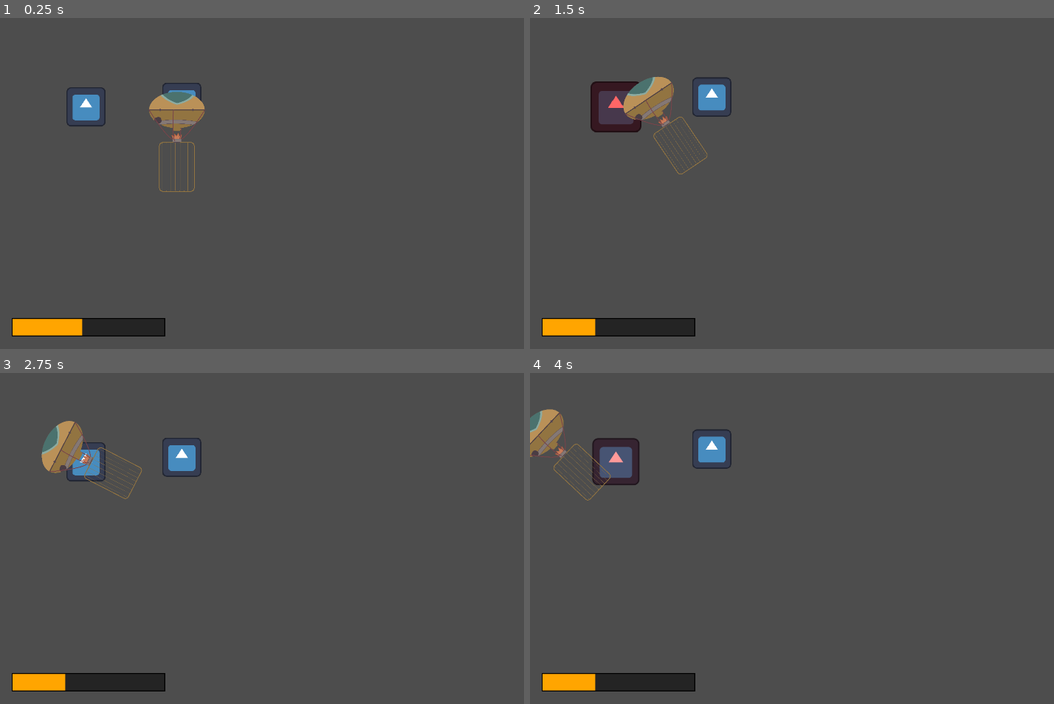
Above: before the commit, frames 1-4 (two rows, left to right).
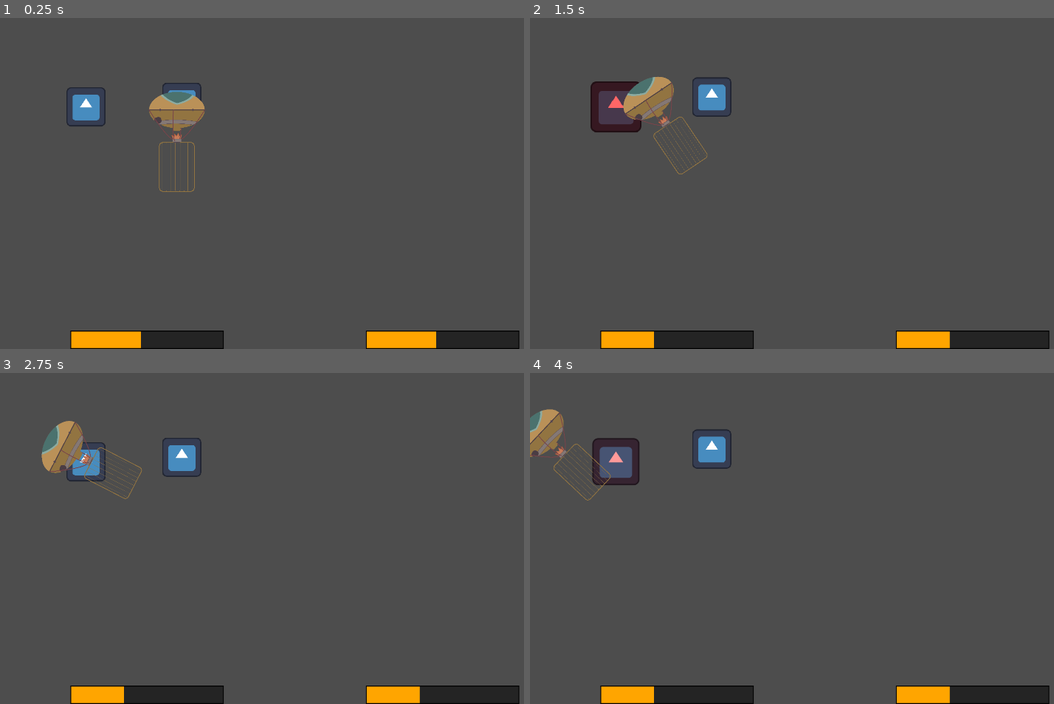
Above: after the commit, the same moments.

Repository: panorb/ludum-dare-53
Game: Godot game, scene res://world.tscn
Same seed, same stepped clock (60 frames per second), same inputs: the game is played once before the commit and once after it. The engine's default icon, where the game draws it, is replaced by a stand-in: a white triangle on a blue panel in a dark square.
Inputs (mouse positions are in pixels of both pictures, inside the frame that each line leads up to):
- Up to frame 1 (0.25 s): no input
- Up to frame 2 (1.5 s): tap Enter (ui_accept) at 0.5, 0.77 s; move the mouse to (954, 166) at 0.52 s; press the mouse at (954, 166) at 0.53 s; move the mouse to (708, 200) at 1.27 s; release the mouse at (708, 200) at 1.28 s; click (708, 200) at 1.35 s
- Up to frame 3 (2.75 s): tap Enter (ui_accept) at 1.52 s; move the mouse to (356, 465) at 2.02 s; press the mouse at (356, 465) at 2.03 s
- Up to frame 4 (4 s): move the mouse to (797, 604) at 2.77 s; release the mouse at (797, 604) at 2.78 s; click (797, 604) at 2.85 s; tap Enter (ui_accept) at 3.02, 3.77 s; move the mouse to (1001, 588) at 3.52 s; press the mouse at (1001, 588) at 3.53 s

The runs differ from the first frame. In frame 1, 4.5% of the frame differs, in the area x 2-100%, y 90-100%; in frame 2, 4.5%; in frame 3, 4.5%; in frame 4, 4.5%.

Commit message:
Add hboxes.

Diff:
--- a/godot/game/game.gd
+++ b/godot/game/game.gd
@@ -1,4 +1,4 @@
-extends Node2D
+extends Control
 
 @onready var battle_field = get_node('BattleField')
 
--- a/godot/game/game.tscn
+++ b/godot/game/game.tscn
@@ -8,7 +8,11 @@
 [ext_resource type="PackedScene" uid="uid://c4brwjiity7me" path="res://game/ui/healthbar.tscn" id="6_hh28r"]
 [ext_resource type="Script" path="res://game/ui/healthbar.gd" id="7_lg4s3"]
 
-[node name="Game" type="Node2D"]
+[node name="Game" type="Control"]
+layout_mode = 3
+anchors_preset = 0
+size_flags_horizontal = 3
+size_flags_vertical = 3
 script = ExtResource("1_ak8ma")
 
 [node name="Cave" parent="." instance=ExtResource("3_5wdlg")]
@@ -21,9 +25,34 @@
 
 [node name="UI" type="CanvasLayer" parent="."]
 
-[node name="Healthbar" parent="UI" instance=ExtResource("6_hh28r")]
-offset_left = 38.0
-offset_top = 979.0
-offset_right = 38.0
-offset_bottom = 979.0
+[node name="HBoxContainer" type="HBoxContainer" parent="UI"]
+custom_minimum_size = Vector2(600, 50)
+anchors_preset = 12
+anchor_top = 1.0
+anchor_right = 1.0
+anchor_bottom = 1.0
+offset_top = -60.0
+grow_horizontal = 2
+grow_vertical = 0
+
+[node name="HBoxContainer" type="HBoxContainer" parent="UI/HBoxContainer"]
+layout_mode = 2
+size_flags_horizontal = 3
+
+[node name="Healthbar Main" parent="UI/HBoxContainer/HBoxContainer" instance=ExtResource("6_hh28r")]
+clip_contents = true
+layout_mode = 2
+size_flags_horizontal = 6
+size_flags_vertical = 4
 script = ExtResource("7_lg4s3")
+
+[node name="HBoxContainer2" type="HBoxContainer" parent="UI/HBoxContainer"]
+layout_mode = 2
+size_flags_horizontal = 3
+size_flags_vertical = 4
+
+[node name="Healthbar Enemy" parent="UI/HBoxContainer/HBoxContainer2" instance=ExtResource("6_hh28r")]
+clip_contents = true
+layout_mode = 2
+size_flags_horizontal = 6
+script = ExtResource("7_lg4s3")
--- a/godot/game/ui/healthbar.gd
+++ b/godot/game/ui/healthbar.gd
@@ -6,6 +6,8 @@
 
 @export var warning_amount: float = 0.5
 @export var danger_amount: float = 0.25
+
+@onready var camera = $Camera2D
 
 
 func _on_health_updated(amount) -> void:
--- a/godot/game/ui/healthbar.tscn
+++ b/godot/game/ui/healthbar.tscn
@@ -5,8 +5,10 @@
 [ext_resource type="Texture2D" uid="uid://brt5sib6rcr0u" path="res://game/ui/progress.png" id="3_jb6wr"]
 
 [node name="Healthbar" type="TextureProgressBar"]
-offset_right = 500.0
-offset_bottom = 60.0
+offset_left = 92.0
+offset_top = 972.0
+offset_right = 592.0
+offset_bottom = 1032.0
 value = 50.0
 texture_under = ExtResource("1_sysv4")
 texture_over = ExtResource("2_xh2wp")
